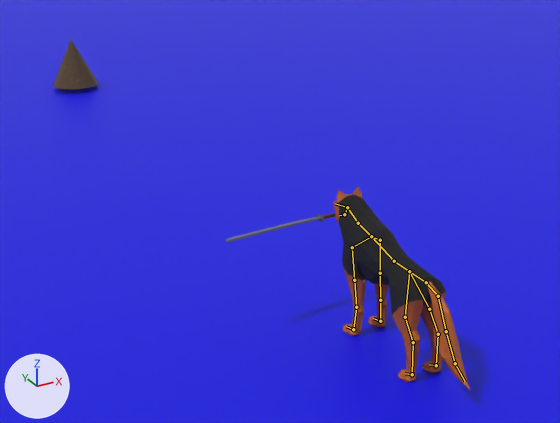
The Blender file Game.blend/Arquivo principal.blend: old version first, new version second.
Rendered twice from a 50 mm lens placed at (-8.52, -10.77, 9.01), pointed at (2.16, 8.64, -0.7). The lights are fixed; the arrows at lower left show +X, +Y and +Z. The first picture is the older version. The bones that bend it are drawn over the model as lines.

Names of what the first picture shows: 'Cone', 'Katana', 'Plane.001', 'dog'.
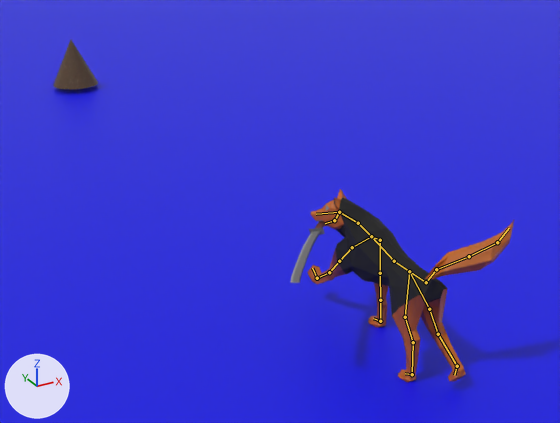
Commit message: animaçao andar

The newer file adds an action. The first version stands in its rest pose; the second is drawn at frame 40 of the action 'walk'.

The change, as a diff of the scene's bpy script:
```diff
--- a/Game.blend/Arquivo principal.blend.py
+++ b/Game.blend/Arquivo principal.blend.py
@@ bone_bone_002 @@
 bone_bone_002 = bpy.data.objects['Armature'].pose.bones['Bone.002']  # child of 'Bone.001'
-bone_bone_002.rotation_quaternion = (1.0, 0.0, 0.0, 0.0)  # degrees (0, 0, 0)
+bone_bone_002.rotation_quaternion = (1.0, 0.0, 0.189, 0.378)  # degrees (7, 19, 43)
@@ bone_bone_l_001 @@
 bone_bone_l_001 = bpy.data.objects['Armature'].pose.bones['Bone_L.001']  # child of 'Bone_L'
-bone_bone_l_001.rotation_quaternion = (1.0, 0.0, 0.0, 0.0)  # degrees (0, 0, 0)
+bone_bone_l_001.rotation_quaternion = (0.906, 0.254, 0.015, -0.337)  # degrees (27, 11, -38)
@@ bone_bone_008 @@
 bone_bone_008 = bpy.data.objects['Armature'].pose.bones['Bone.008']  # child of 'Bone.007'
-bone_bone_008.rotation_quaternion = (1.0, 0.0, 0.0, 0.0)  # degrees (0, 0, 0)
+bone_bone_008.rotation_quaternion = (0.766, 0.634, -0.094, 0.055)  # degrees (79, -12, -2)
@@ bone_bone_009 @@
 bone_bone_009 = bpy.data.objects['Armature'].pose.bones['Bone.009']  # child of 'Bone.008'
-bone_bone_009.rotation_quaternion = (1.0, 0.0, 0.0, 0.0)  # degrees (0, 0, 0)
+bone_bone_009.rotation_quaternion = (0.831, 0.254, -0.041, 0.494)  # degrees (24, -19, 58)
@@ bone_bone_006_r_002 @@
 bone_bone_006_r_002 = bpy.data.objects['Armature'].pose.bones['Bone.006_R.002']  # child of 'Bone.006_R.001'
-bone_bone_006_r_002.rotation_quaternion = (1.0, 0.0, 0.0, 0.0)  # degrees (0, 0, 0)
+bone_bone_006_r_002.rotation_quaternion = (0.887, 0.412, 0.0, -0.209)  # degrees (48, 10, -22)
```

Pixel boxes (x1, y1, x2, y2) of what changed, in the pictures (560 x 423 px):
'dog', posed (50% wider): before (333, 186, 471, 390); after (307, 189, 514, 382)
'Katana', posed (67% narrower, 110% taller): before (226, 213, 335, 242); after (290, 221, 325, 283)
bone 'Bone.002', root to tip: before (358, 223) to (347, 207); after (358, 223) to (339, 212)
bone 'Bone_L.001', root to tip: before (352, 247) to (354, 280); after (352, 247) to (339, 261)
bone 'Bone.008', root to tip: before (426, 282) to (438, 296); after (426, 282) to (436, 269)
bone 'Bone.009', root to tip: before (438, 296) to (446, 331); after (436, 269) to (469, 256)
bone 'Bone.006_R.002', root to tip: before (438, 334) to (436, 365); after (438, 334) to (457, 366)
